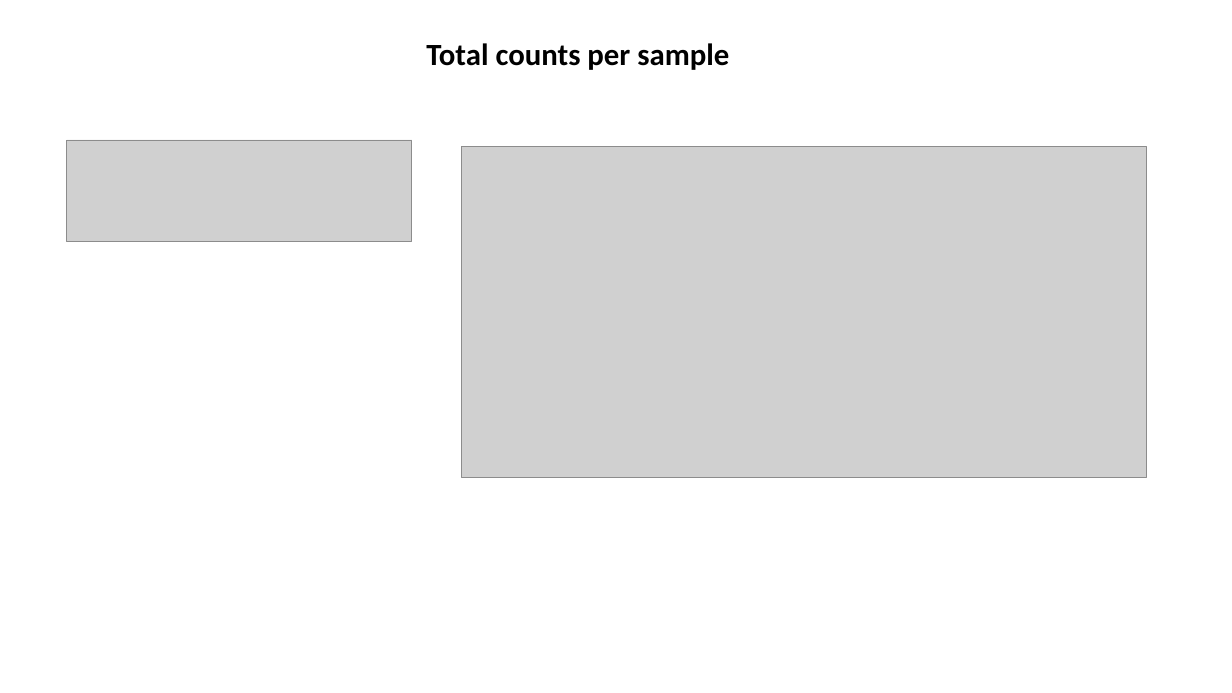
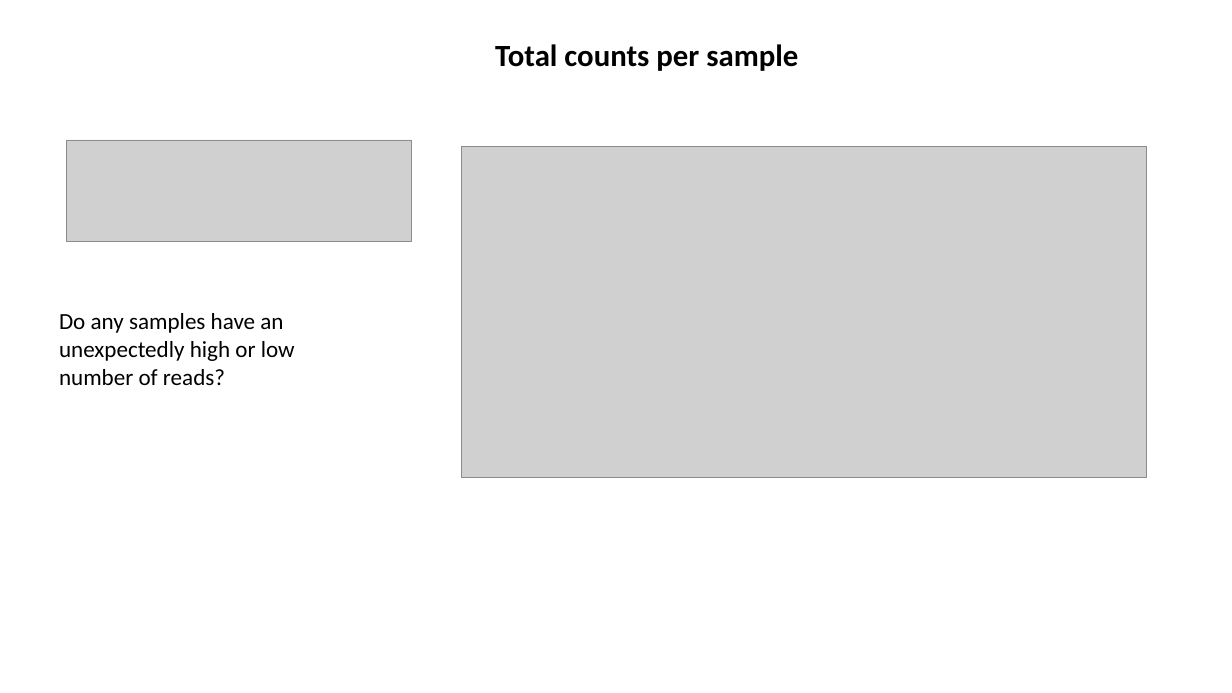
Before and after one commit to jraab/GNET749_RNAseq, a slide deck: slide 5 of lectures/2023_GNET749_Lecture5_QC_Viz.pptx (slide 3 before the commit). Drawn at 1232x693 pixels with LibreOffice and Linux fonts; fonts in the diff are those of the drawing; grey boxes stand for pictures. Boxes give left, top, right and bottom in pixels: in the first picture for what was removed or moved away, otherwise in the second. Text is boxed around its words. In the diff, an @@ line names an element or a change of style, - is before the commit and + after.

```diff
--- a/lectures/2023_GNET749_Lecture5_QC_Viz.pptx
+++ b/lectures/2023_GNET749_Lecture5_QC_Viz.pptx
@@ text "Total counts per sample": place and size @@
-text "Total counts per sample" at <box>426,43,729,70</box>
+text "Total counts per sample" at <box>495,44,798,71</box>
@@ text added at <box>59,313,295,385</box>, 18 pt, text #000000 @@
+Do any samples have an unexpectedly high or low number of reads?
```
Also in this commit, not shown: 4 other slides changed, 8 slides added, 3 other files.
